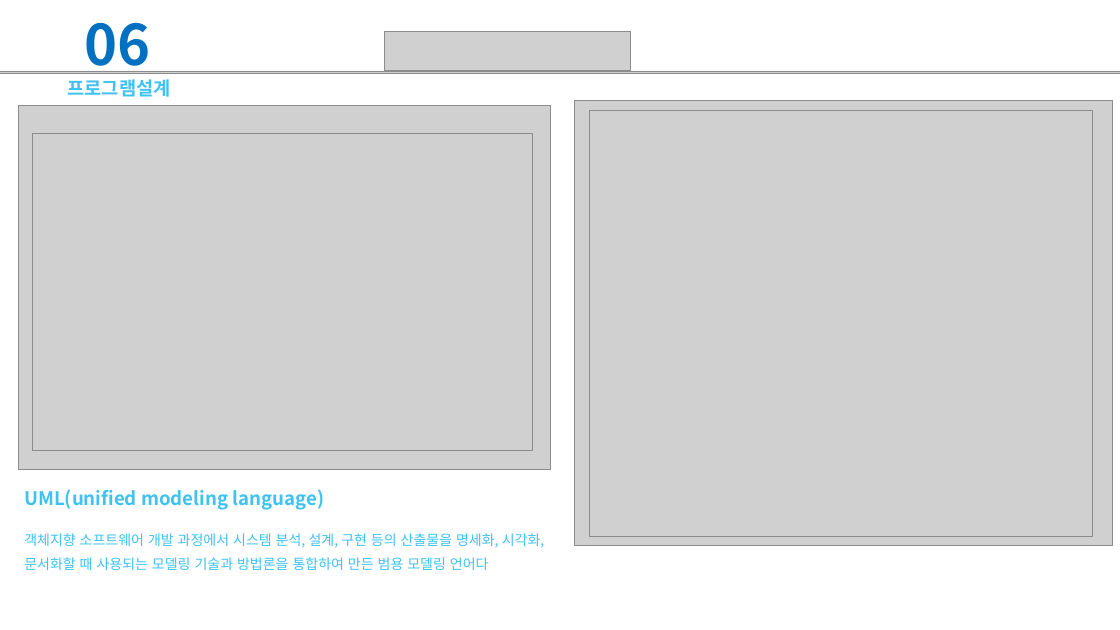
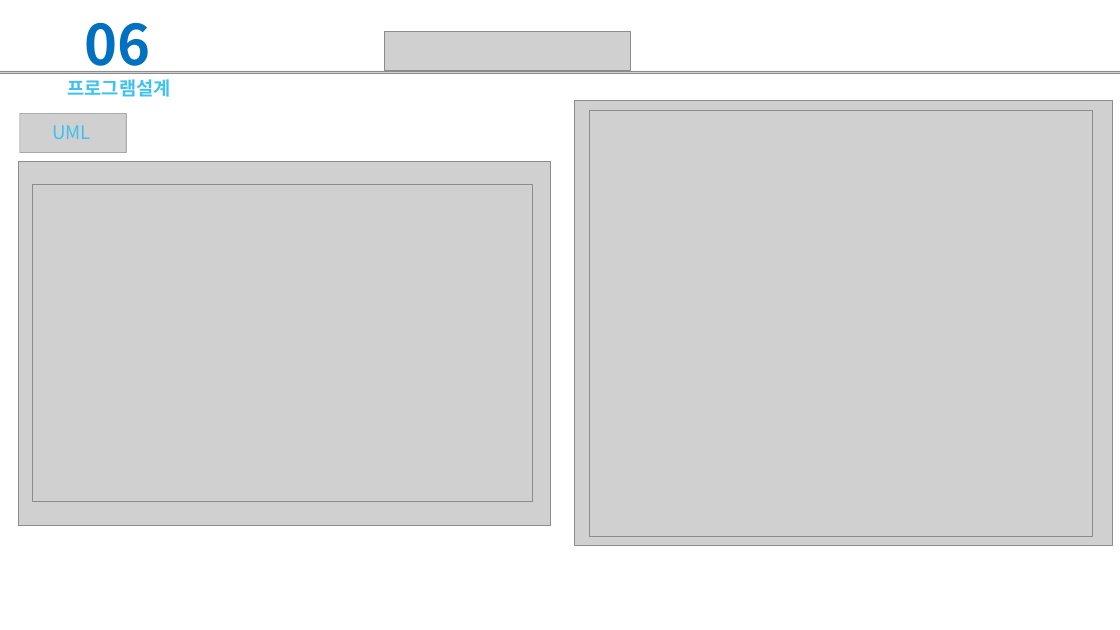
Before and after one commit to juhyeonjong2/DongStagram, a slide deck: slide 14 of Documents/8. 발표/2. 최종발표/최종발표.pptx. Drawn at 1120x630 pixels with LibreOffice and Linux fonts; fonts in the diff are those of the drawing; grey boxes stand for pictures. Boxes give left, top, right and bottom in pixels: in the first picture for what was removed or moved away, otherwise in the second. Text is boxed around its words. In the diff, an @@ line names an element or a change of style, - is before the commit and + after.

Commit message:
최종발표 ppt 카톡내용 반영본
이후 오늘안까지 구현 기능 데이터 넣을 예정

```diff
--- a/Documents/8. 발표/2. 최종발표/최종발표.pptx
+++ b/Documents/8. 발표/2. 최종발표/최종발표.pptx
@@ picture added at [20,114,127,153] @@
@@ text added at [52,125,91,139], 24 pt, text #3DC2F2 @@
+UML
@@ picture: place and size @@
-picture at [19,105,551,470]
+picture at [19,161,551,526]
@@ picture: place and size @@
-picture at [32,133,533,451]
+picture at [32,184,533,501]
@@ text removed at [24,489,545,570] @@
-UML(unified modeling language)
-객체지향 소프트웨어 개발 과정에서 시스템 분석, 설계, 구현 등의 산출물을 명세화, 시각화,
-문서화할 때 사용되는 모델링 기술과 방법론을 통합하여 만든 범용 모델링 언어다
```
Also in this commit, not shown: 7 other slides changed, 3 slides added, 1 other file.
